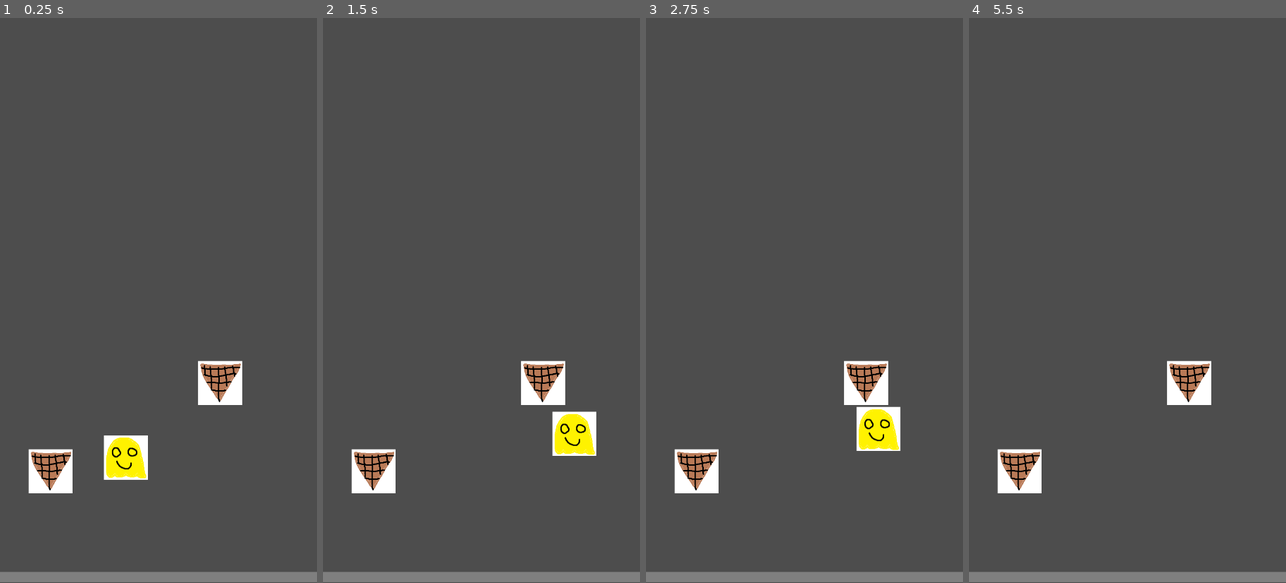
Above: before the commit, frames 1-4 (left to right).
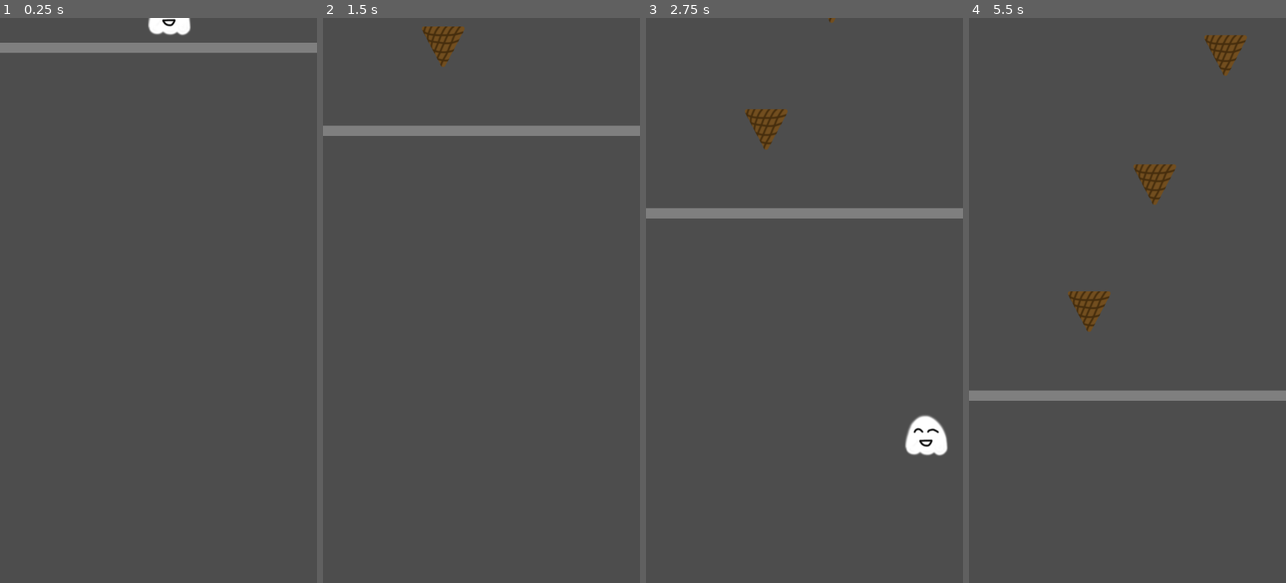
Above: after the commit, the same moments.

Repository: bsu-cs315/E2-hovell
Game: Godot game, scene res://level/level.tscn
The game is run twice, just before and just after one commit, with the same random seed, the same clock (stepped at 60 frames per second) and the same inputs.
Inputs:
- Up to frame 1 (0.25 s): no input
- Up to frame 2 (1.5 s): hold Right (ui_right) from 0.53 s (still down); tap Up (ui_up) at 0.6, 0.77, 1.07, 1.35 s
- Up to frame 3 (2.75 s): tap Up (ui_up) at 1.52, 1.82, 2.1 s; release Right (ui_right) at 2.03 s; hold Left (ui_left) from 2.03 s (still down)
- Up to frame 4 (5.5 s): release Left (ui_left) at 2.78 s; hold Right (ui_right) 2.78-4.28 s; tap Up (ui_up) at 2.85, 3.02, 3.32, 3.6, 3.77, 4.07, 4.35, 4.52, 4.82, 5.1 s; hold Left (ui_left) 4.28-5.03 s; hold Right (ui_right) from 5.03 s (still down)

The runs differ from the first frame. In frame 1, 7.3% of the frame differs, in the area x 0-100%, y 0-100%; in frame 2, 7.6%; in frame 3, 8.4%; in frame 4, 7.4%.

Commit message:
Add random cone generation with boundaries

Diff:
--- a/project/cone/cone.tscn
+++ b/project/cone/cone.tscn
@@ -1,15 +1,11 @@
-[gd_scene load_steps=3 format=3 uid="uid://3nmjqsdqle3w"]
+[gd_scene load_steps=2 format=3 uid="uid://3nmjqsdqle3w"]
 
 [ext_resource type="Texture2D" uid="uid://pvqudvnvfftq" path="res://cone/cone.png" id="1_86qtt"]
-
-[sub_resource type="RectangleShape2D" id="RectangleShape2D_ebhqg"]
-size = Vector2(93, 89)
 
 [node name="Cone" type="StaticBody2D"]
 
 [node name="Sprite2D" type="Sprite2D" parent="."]
 texture = ExtResource("1_86qtt")
 
-[node name="CollisionShape2D" type="CollisionShape2D" parent="."]
-position = Vector2(0.5, 0.5)
-shape = SubResource("RectangleShape2D_ebhqg")
+[node name="CollisionPolygon2D" type="CollisionPolygon2D" parent="."]
+polygon = PackedVector2Array(-51, -46, 52, -46, 4, 46, -4, 46)
--- a/project/floor/floor.tscn
+++ b/project/floor/floor.tscn
@@ -1,6 +1,6 @@
 [gd_scene load_steps=3 format=3 uid="uid://cddo3dulwurht"]
 
-[ext_resource type="Texture2D" uid="uid://dbjorfh3f16mk" path="res://graphics/floor.png" id="1_7tjxh"]
+[ext_resource type="Texture2D" uid="uid://dbjorfh3f16mk" path="res://floor/floor.png" id="1_7tjxh"]
 
 [sub_resource type="RectangleShape2D" id="RectangleShape2D_x0iik"]
 size = Vector2(735, 20)
--- a/project/ice_cream/ice_cream.gd
+++ b/project/ice_cream/ice_cream.gd
@@ -1,9 +1,7 @@
 extends CharacterBody2D
 
-
-const SPEED = 300.0
-const JUMP_VELOCITY = -800.0
-
+const _SPEED : float = 300.0
+const _JUMP_VELOCITY : float = -775.0
 
 func _physics_process(delta: float) -> void:
 	# Add the gravity.
@@ -12,14 +10,14 @@
 
 	# Handle jump.
 	if Input.is_action_just_pressed("ui_up") and is_on_floor():
-		velocity.y = JUMP_VELOCITY
+		velocity.y = _JUMP_VELOCITY
 
 	# Get the input direction and handle the movement/deceleration.
 	# As good practice, you should replace UI actions with custom gameplay actions.
 	var direction := Input.get_axis("ui_left", "ui_right")
 	if direction:
-		velocity.x = direction * SPEED
+		velocity.x = direction * _SPEED
 	else:
-		velocity.x = move_toward(velocity.x, 0, SPEED)
+		velocity.x = move_toward(velocity.x, 0, _SPEED)
 
 	move_and_slide()
--- a/project/ice_cream/ice_cream.tscn
+++ b/project/ice_cream/ice_cream.tscn
@@ -1,17 +1,13 @@
-[gd_scene load_steps=4 format=3 uid="uid://djfin4f42kgbi"]
+[gd_scene load_steps=3 format=3 uid="uid://djfin4f42kgbi"]
 
 [ext_resource type="Script" path="res://ice_cream/ice_cream.gd" id="1_3hl0b"]
-[ext_resource type="Texture2D" uid="uid://clixrm7s3fbe6" path="res://ice_cream/ice_cream_yellow.png" id="2_68xaq"]
-
-[sub_resource type="CapsuleShape2D" id="CapsuleShape2D_wylsa"]
-radius = 49.0
-height = 98.0
+[ext_resource type="Texture2D" uid="uid://wjxg1mo2ivnb" path="res://ice_cream/ice_cream_vanilla.png" id="2_idp6g"]
 
 [node name="IceCream" type="CharacterBody2D"]
 script = ExtResource("1_3hl0b")
 
 [node name="Sprite2D" type="Sprite2D" parent="."]
-texture = ExtResource("2_68xaq")
+texture = ExtResource("2_idp6g")
 
-[node name="CollisionShape2D" type="CollisionShape2D" parent="."]
-shape = SubResource("CapsuleShape2D_wylsa")
+[node name="CollisionPolygon2D" type="CollisionPolygon2D" parent="."]
+polygon = PackedVector2Array(-1, -48, -28, -34, -42, -5, -52, 44, 54, 44, 45, -5, 23, -35)
--- /dev/null
+++ b/project/level/level.gd
@@ -0,0 +1,53 @@
+extends Node2D
+
+var _cone_regular : PackedScene = preload("res://cone/cone.tscn")
+var _last_spawn_x : float = 0.0
+var _spawn_pos : Vector2 = Vector2.ZERO
+
+var randomSide : int
+var randomSides : Array = [0.0, 0.0]
+
+@onready var _camera_object : Camera2D = $MainCamera
+@onready var _cone_timer_object : Timer = $ConeSpawnTimer
+
+func _ready() -> void:
+	_last_spawn_x = randf_range(50, 650)
+	_spawn_cone()
+
+
+func _spawn_cone() -> void:
+	var _xmax = 650
+	var _xmin = 50
+	var _boundary_max = 290
+	var _boundary_min = 120
+	var _ydistance = 800
+
+	if _last_spawn_x > 550:
+		randomSides[0] = max(randf_range(_xmin, _last_spawn_x - _boundary_min), _xmin, _last_spawn_x - _boundary_max)
+		randomSide = 0
+
+	elif _last_spawn_x < 150:
+		randomSides[1] = min(randf_range(_last_spawn_x + _boundary_min, _xmax), _xmax, _last_spawn_x + _boundary_max)
+		randomSide = 1
+
+	else:
+		randomSides[0] = max(randf_range(_xmin, _last_spawn_x - _boundary_min), _xmin, _last_spawn_x - _boundary_max)
+		randomSides[1] = min(randf_range(_last_spawn_x + _boundary_min, _xmax), _xmax, _last_spawn_x + _boundary_max)
+		randomSide = randi_range(0,1)
+
+	_spawn_pos = Vector2(randomSides[randomSide], _camera_object.position.y - _ydistance)
+	_last_spawn_x = _spawn_pos.x
+
+	var spawn : StaticBody2D = _cone_regular.instantiate()
+	add_child(spawn)
+	spawn.global_position = _spawn_pos
+
+	var next_cone_secs : float = randf_range(1.5, 2.0)
+	_cone_timer_object.wait_time = next_cone_secs
+	$ConeSpawnTimer.start()
+
+	print ("Cone spawned at " + str(_spawn_pos.x) + ", " + str(_spawn_pos.y) +". Next one in " + str(next_cone_secs) + " secs")
+
+
+func _on_cone_spawn_timer_timeout() -> void:
+	_spawn_cone()
--- a/project/level/level.tscn
+++ b/project/level/level.tscn
@@ -1,19 +1,25 @@
-[gd_scene load_steps=4 format=3 uid="uid://cabhv646fd1"]
+[gd_scene load_steps=5 format=3 uid="uid://cabhv646fd1"]
 
 [ext_resource type="PackedScene" uid="uid://djfin4f42kgbi" path="res://ice_cream/ice_cream.tscn" id="1_cmtxw"]
+[ext_resource type="Script" path="res://level/level.gd" id="1_eo0e1"]
 [ext_resource type="PackedScene" uid="uid://cddo3dulwurht" path="res://floor/floor.tscn" id="2_eogk2"]
-[ext_resource type="PackedScene" uid="uid://3nmjqsdqle3w" path="res://cone/cone.tscn" id="3_6t7gj"]
+[ext_resource type="Script" path="res://level/main_camera.gd" id="4_q8g7h"]
 
 [node name="Level" type="Node2D"]
+script = ExtResource("1_eo0e1")
 
 [node name="IceCream" parent="." instance=ExtResource("1_cmtxw")]
-position = Vector2(286, 967)
+position = Vector2(384, -73)
 
 [node name="Floor" parent="." instance=ExtResource("2_eogk2")]
-position = Vector2(8, 1265)
+position = Vector2(4, 29)
 
-[node name="Cone" parent="." instance=ExtResource("3_6t7gj")]
-position = Vector2(115, 1027)
+[node name="MainCamera" type="Camera2D" parent="."]
+position = Vector2(360, 640)
+script = ExtResource("4_q8g7h")
 
-[node name="Cone2" parent="." instance=ExtResource("3_6t7gj")]
-position = Vector2(500, 827)
+[node name="ConeSpawnTimer" type="Timer" parent="."]
+wait_time = 10.0
+autostart = true
+
+[connection signal="timeout" from="ConeSpawnTimer" to="." method="_on_cone_spawn_timer_timeout"]
--- /dev/null
+++ b/project/level/main_camera.gd
@@ -0,0 +1,7 @@
+extends Camera2D
+
+var _speed : int = 150
+
+func _process(delta: float) -> void:
+	var new_position = Vector2(0, (_speed * delta) * -1)
+	position += new_position
--- a/project/project.godot
+++ b/project/project.godot
@@ -13,7 +13,7 @@
 config/name="ice_cream_jump"
 run/main_scene="res://level/level.tscn"
 config/features=PackedStringArray("4.3", "Forward Plus")
-config/icon="res://ice_cream/ice_cream_yellow.png"
+config/icon="res://ice_cream/ice_cream_vanilla.png"
 
 [display]
 
Binary file changed: project/cone/cone.png
Renamed: project/graphics/floor.png -> project/floor/floor.png
Not shown, changed: project/floor/floor.png.import
Binary file added: project/ice_cream/ice_cream_vanilla.png
Not shown, changed: project/ice_cream/ice_cream_vanilla.png.import
Binary file removed: project/ice_cream/ice_cream_yellow.png
Not shown, added: project/cone/Cone.psd
Not shown, added: project/ice_cream/Ice Cream.psd
